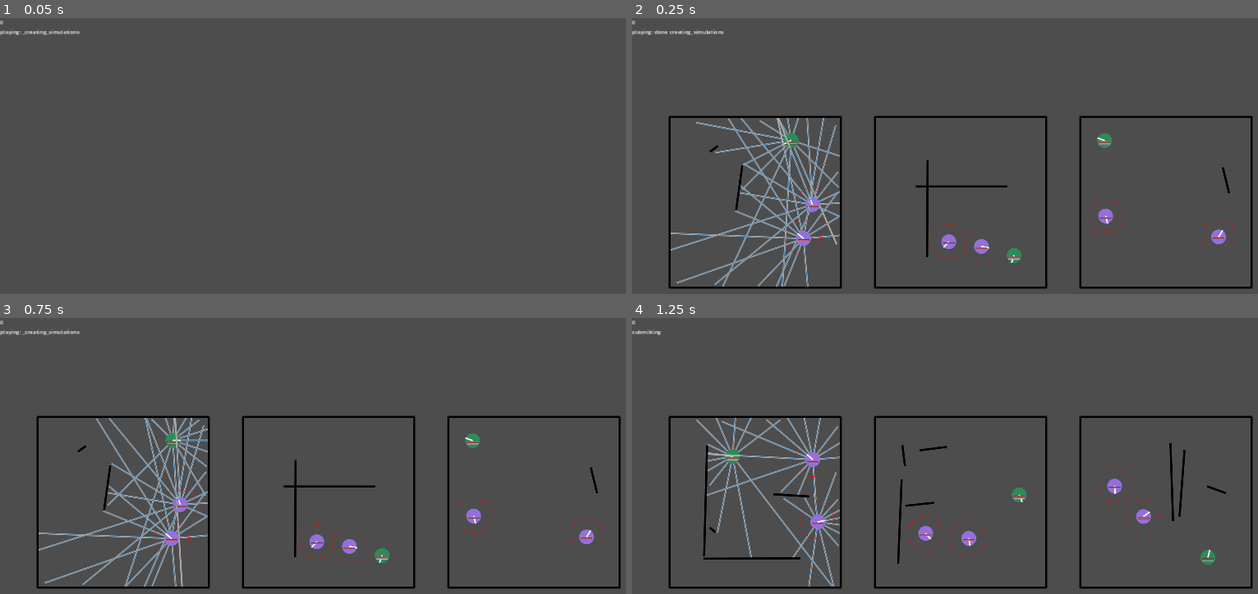
Above: before the commit, frames 1-4 (two rows, left to right).
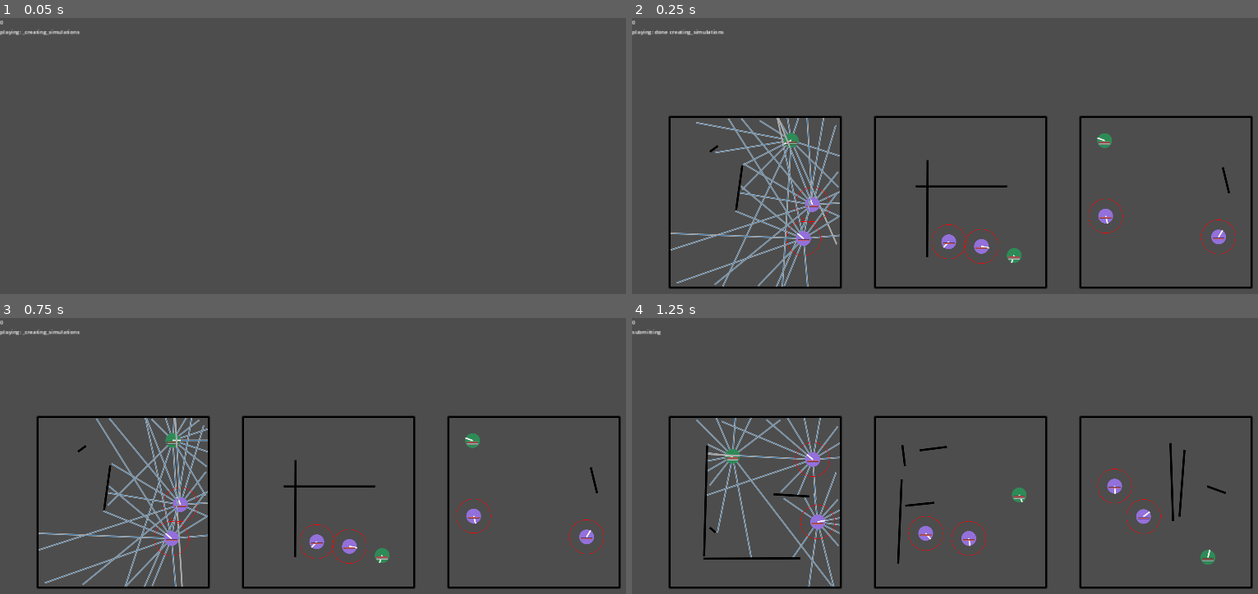
Above: after the commit, the same moments.

Repository: stokatyan/godot-ai
Game: Godot game, scene res://ZombieGame/ZEnv.tscn
Two runs of this game, one before a commit and one after it. Both use one fixed random seed, a clock stepped at 60 frames per second and the inputs below.
Inputs:
- Up to frame 1 (0.05 s): no input
- Up to frame 2 (0.25 s): no input
- Up to frame 3 (0.75 s): tap Enter at 0.5 s; hold D from 0.53 s (still down); tap 2 at 0.6 s
- Up to frame 4 (1.25 s): keep holding D; tap Space at 0.77 s

Frame 1 is identical in both runs. In frame 2, 0.1% of the frame differs, in the area x 24-97%, y 61-90%; in frame 3, 0.1%; in frame 4, 0.2%, in the area x 26-85%, y 45-87%.
Error in both runs: Cannot call method 'poll' on a null value. (res://AI/AIServerTCP.gd:40)

Commit message:
make zombie red line thicker

Diff:
--- a/godot-ai-client/ZombieGame/ZEnv.gd
+++ b/godot-ai-client/ZombieGame/ZEnv.gd
@@ -190,7 +190,7 @@
 				zombie._attack_range,
 				Color.RED,
 				false,
-				0.25,
+				0.5,
 				true
 			)
 
